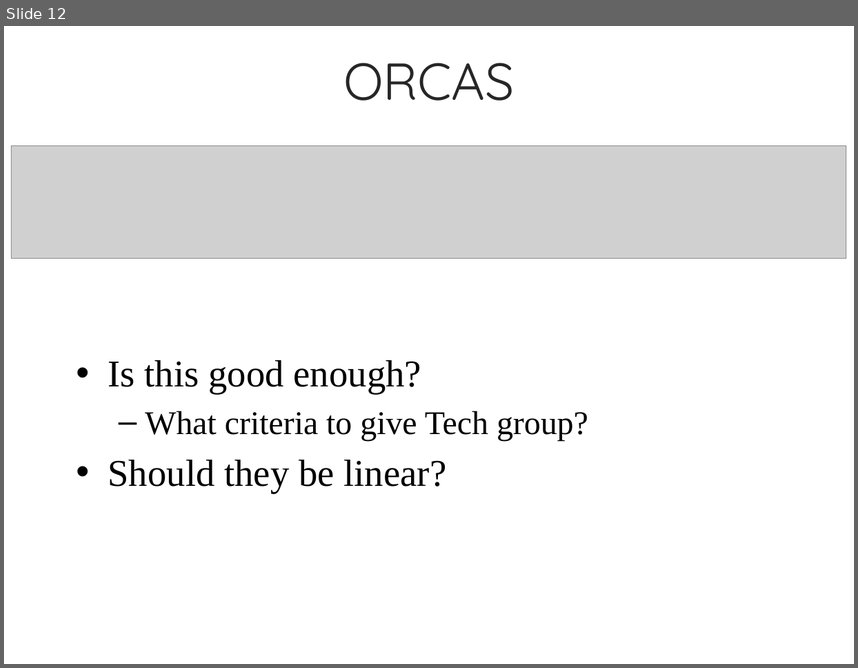
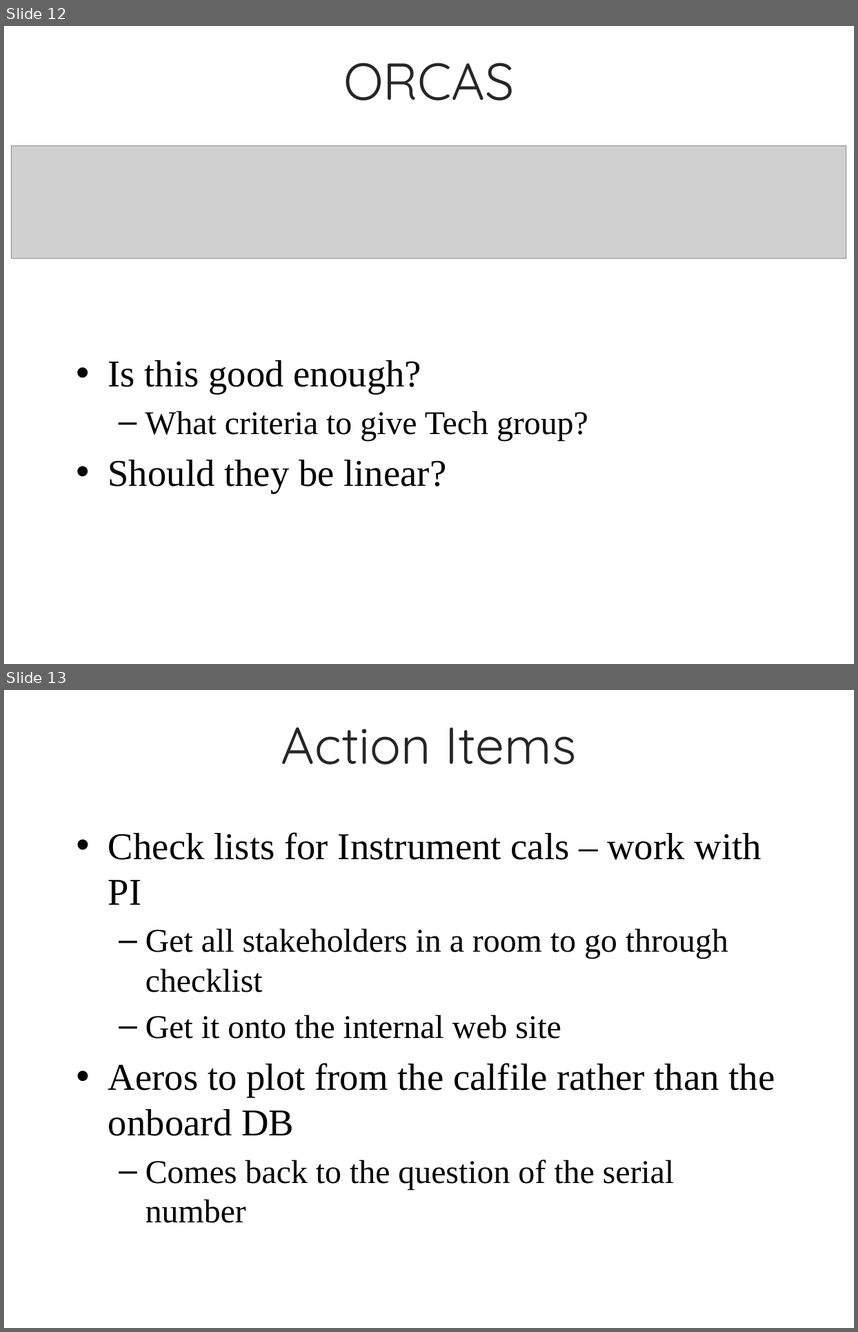
Before and after one commit to NCAR/aircraft_caledit, a slide deck: docs/edit_cal.PMs.201604.pptx. Shown one above the other, each under a label of ours: slide 12 before the commit, slides 12 and 13 after it. The pictures are 858x668 and 858x1332 pixels, drawn with LibreOffice and Linux fonts; fonts in the diff are those of the drawing; grey boxes stand for pictures; background and template pictures are left out. Boxes give left, top, right and bottom in pixels: in the first picture for what was removed or moved away, otherwise in the second. Text is boxed around its words. In the diff, an @@ line names an element or a change of style, - is before the commit and + after.

Commit message:
Updates based on meeting of PMs, Techs, RSIG and SE key stakeholders.

```diff
--- a/docs/edit_cal.PMs.201604.pptx
+++ b/docs/edit_cal.PMs.201604.pptx
@@ slide 13 added at [4,690,854,1328], background picture (left out) @@
@@ title added at [281,727,577,765], 44 pt, text #262626 @@
+Action Items
@@ text added at [108,832,775,1223], 28 pt, text #000000 @@
+• Check lists for Instrument cals – work with PI
+  – Get all stakeholders in a room to go through checklist
+  – Get it onto the internal web site
+• Aeros to plot from the calfile rather than the onboard DB
+  – Comes back to the question of the serial number
```
Also in this commit, not shown: 1 slide changed, 2 other slides added.
